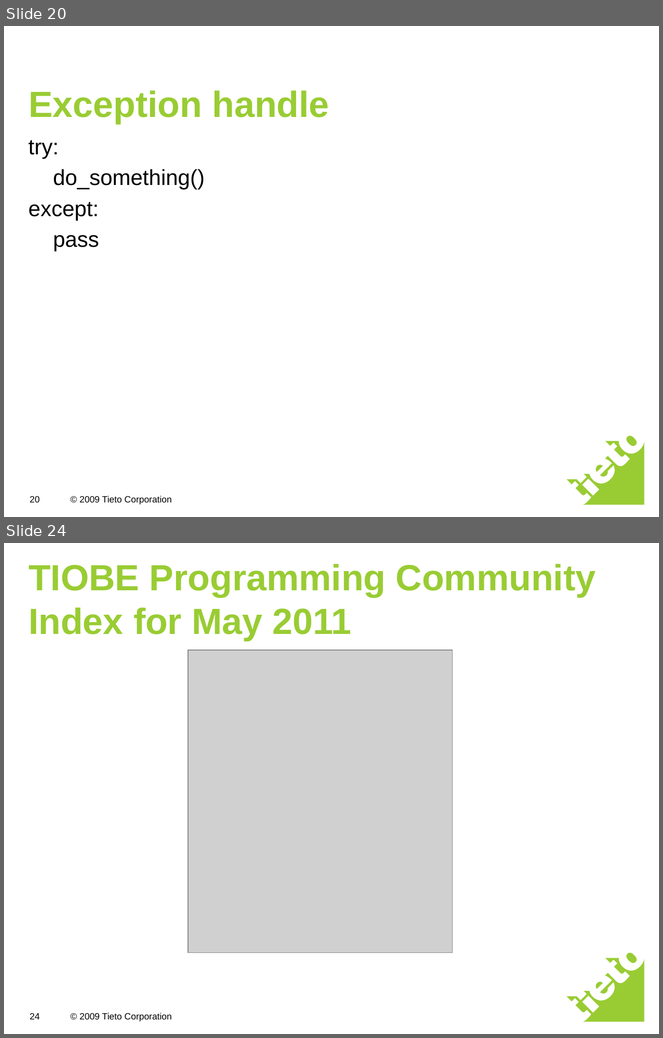
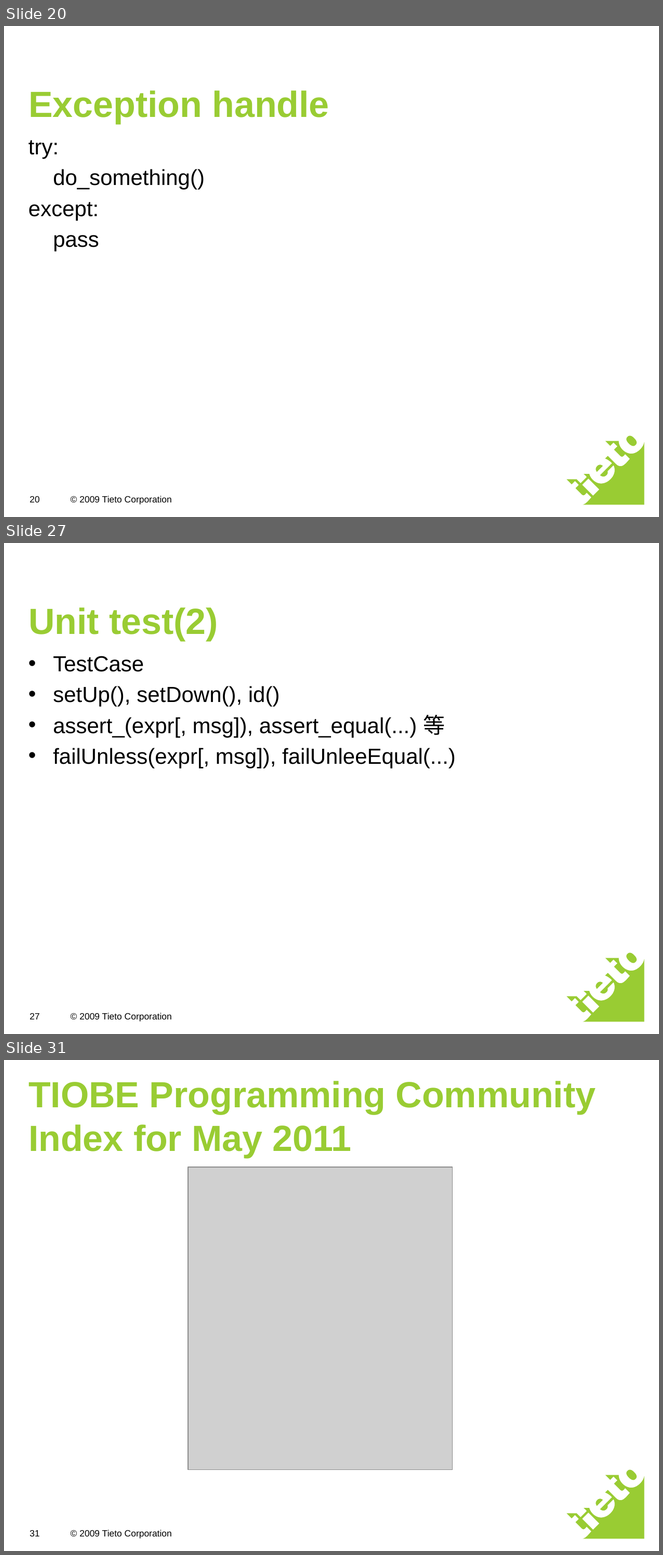
Before and after one commit to freebendy/python, a slide deck: python introduction.ppt. Shown one above the other, each under a label of ours: slides 20 and 24 before the commit, slides 20, 27 and 31 after it; the slides between them are not shown. The pictures are 663x1038 and 663x1555 pixels, drawn with LibreOffice and Linux fonts; fonts in the diff are those of the drawing; grey boxes stand for pictures. Boxes give left, top, right and bottom in pixels: in the first picture for what was removed or moved away, otherwise in the second. Text is boxed around its words. In the diff, an @@ line names an element or a change of style, - is before the commit and + after.

```diff
--- a/python introduction.ppt
+++ b/python introduction.ppt
@@ slide 27 added at <box>4,543,659,1034</box>, background #FFFFFF; not listed: 2 template elements that a slide beside it also shows @@
@@ title added at <box>28,607,218,641</box>, 40 pt, text #99CC33, bold @@
+Unit test(2)
@@ text added at <box>53,656,456,768</box>, 24 pt, text #000000 @@
+• TestCase
+• setUp(), setDown(), id()
+• assert_(expr[, msg]), assert_equal(...) 等
+• failUnless(expr[, msg]), failUnleeEqual(...)
@@ page number added at <box>29,1013,39,1020</box>, 10 pt, text #000000 @@
+27
@@ what was slide 24 is now slide 31 @@
@@ page number at <box>29,1531,39,1537</box>: text changed @@
-24
+31
```
Also in this commit, not shown: 2 slides changed, 8 other slides added, 2 slides removed, 8 other files.
